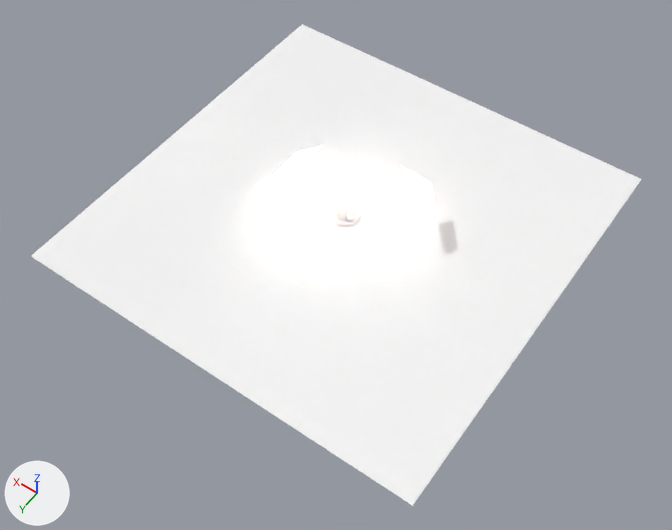
The glTF model gorengan.gltf, before and after one commit.
Camera for both pictures: a 50 mm camera at (-6.69, 9.71, 13.56) aimed at (-0.45, 0.97, -0.17). The lights are fixed; the arrows at lower left show +X, +Y and +Z. Where no turn or scale is listed for an object, it has been applied to the vertices. Vertices at the same position are counted once.

The first picture shows 'Plane', 'Plane.001', 'Plane.002', 'plate', 'tahu iris', 'tahu utuh.001', 'tempe.001'.
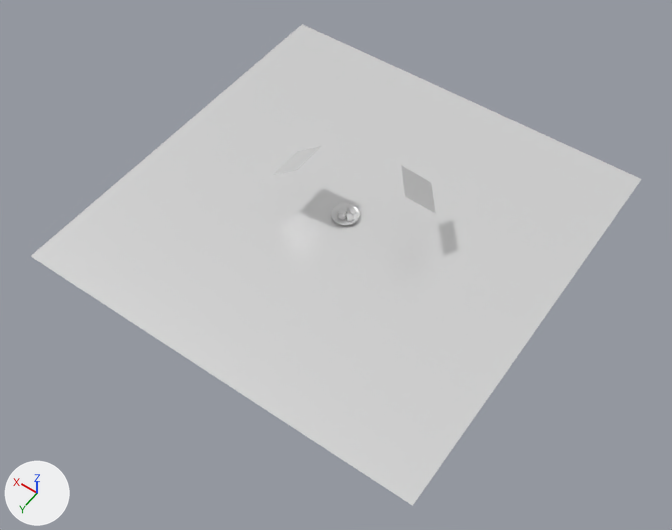
Where the newer file only moved an object's origin or applied its transform, the numbers keep the older frame.

Diff of the bpy script that builds the scene:
```diff
--- a/gorengan.gltf.py
+++ b/gorengan.gltf.py
@@ mat_key_lamp @@
 mat_key_lamp.emission_color = (1.0, 0.855, 0.749)  # white #ffeee0
-mat_key_lamp.emission_strength = 12.0
@@ mat_material_002 @@
 mat_material_002 = principled_material('Material.002')
-mat_material_002.base_color = (1.0, 1.0, 1.0)  # white #ffffff
-mat_material_002.metallic = 1.0
-mat_material_002.roughness = 1.0
+mat_material_002.base_color = (0.8, 0.8, 0.8)  # white #e7e7e7
+mat_material_002.metallic = 0.4
+mat_material_002.roughness = 0.272
@@ mat_tahu_goreng @@
 mat_tahu_goreng = principled_material('tahu_goreng')
-mat_tahu_goreng.base_color = (1.0, 1.0, 1.0)  # white #ffffff
+mat_tahu_goreng.base_color = (0.8, 0.8, 0.8)  # white #e7e7e7
 mat_tahu_goreng.metallic = 1.0
-mat_tahu_goreng.roughness = 1.0
+mat_tahu_goreng.roughness = 0.272
@@ mat_keramik @@
 mat_keramik = principled_material('keramik')
-mat_keramik.base_color = (1.0, 1.0, 1.0)  # white #ffffff
-mat_keramik.metallic = 1.0
-mat_keramik.roughness = 1.0
+mat_keramik.base_color = (0.8, 0.8, 0.8)  # white #e7e7e7
+mat_keramik.metallic = 0.4
+mat_keramik.roughness = 0.272
@@ mat_tahu_potong @@
 mat_tahu_potong = principled_material('tahu_potong')
-mat_tahu_potong.base_color = (1.0, 1.0, 1.0)  # white #ffffff
-mat_tahu_potong.metallic = 1.0
-mat_tahu_potong.roughness = 1.0
+mat_tahu_potong.base_color = (0.8, 0.8, 0.8)  # white #e7e7e7
+mat_tahu_potong.metallic = 0.4
+mat_tahu_potong.roughness = 0.272
@@ mat_fill_lamp @@
 mat_fill_lamp = principled_material('fill_lamp')
-mat_fill_lamp.base_color = (0.0, 0.0, 0.0)  # black #000000
-mat_fill_lamp.metallic = 1.0
-mat_fill_lamp.roughness = 1.0
-mat_fill_lamp.emission_color = (1.0, 0.855, 0.749)  # white #ffeee0
-mat_fill_lamp.emission_strength = 2.4
+mat_fill_lamp.base_color = (0.8, 0.8, 0.8)  # white #e7e7e7
+mat_fill_lamp.metallic = 0.4
+mat_fill_lamp.roughness = 0.272
@@ me_cube_006 @@
 # used by ob_tempe_001; location = (-0.0308, -0.14, 0.0643); rotation_euler = (0.00201, -3.099, 1.084), in degrees (0.1, -178, 62)
-me_cube_006.from_pydata(...)  # 194 vertices, 384 faces; spans x -0.044..0.045, y -0.103..0.102, z -0.01..0.01
+me_cube_006.from_pydata(...)  # 3074 vertices, 6144 faces; spans x 0.0, y 0.0, z -0.001..0.001
+# me_cube_006 part 1: 194 vertices removed from x -0.044..0.045, y -0.103..0.102, z -0.01..0.01; 3074 vertices added at x 0.0, y 0.0, z -0.001..0.001
 me_cube_006.materials.append(mat_material_001)
@@ me_cube_004 @@
 # used by ob_tahu_utuh_001; location = (-0.104, 0.0328, 0.0574); rotation_euler = (-3.035, -0.0682, 0.843), in degrees (-174, -3.9, 48)
-me_cube_004.from_pydata(...)  # 128 vertices, 252 faces; spans x -0.067..0.067, y -0.083..0.083, z -0.039..0.039
+me_cube_004.from_pydata(...)  # 2018 vertices, 4032 faces; spans x -0.001..0.001, y 0.0, z -0.001..0.001
+# me_cube_004 part 2: 128 vertices removed from x -0.067..0.067, y -0.083..0.083, z -0.039..0.039; 2018 vertices added at x -0.001..0.001, y 0.0, z -0.001..0.001
 me_cube_004.materials.append(mat_tahu_goreng)
@@ me_circle @@
 # used by ob_plate; location = (0.0205, 0.000924, 0.0); rotation_euler = (0.0, 0.0, 0.688), in degrees (0, 0, 39)
-me_circle.from_pydata(...)  # 192 vertices, 350 faces; spans x -0.279..0.279, y -0.279..0.279, z 0.019..0.063
+me_circle.from_pydata(...)  # 1474 vertices, 2944 faces; spans x -0.003..0.003, y -0.001..0.0, z -0.003..0.003
+# me_circle part 3: 192 vertices removed from x -0.279..0.279, y -0.279..0.279, z 0.019..0.063; 1474 vertices added at x -0.003..0.003, y -0.001..0.0, z -0.003..0.003
 me_circle.materials.append(mat_keramik)
@@ me_cube_001 @@
 # used by ob_tahu_iris; location = (0.0263, 0.0878, 0.0904); rotation_euler = (-0.707, 0.0411, 0.134), in degrees (-41, 2.4, 7.7)
-me_cube_001.from_pydata(...)  # 128 vertices, 252 faces; spans x -0.0667..0.0668, y -0.0311..0.0827, z -0.0391..0.0421
+me_cube_001.from_pydata(...)  # 2018 vertices, 4032 faces; spans x -0.0006..0.0006, y -0.0004..0.0004, z -0.0003..0.0008
+# me_cube_001 part 4: 128 vertices removed from x -0.0667..0.0668, y -0.0311..0.0827, z -0.0391..0.0421; 2018 vertices added at x -0.0006..0.0006, y -0.0004..0.0004, z -0.0003..0.0008
 me_cube_001.materials.append(mat_tahu_potong)
@@ me_cube_002 @@
 # used by ob_tahu_utuh; location = (0.0936, -0.00441, 0.05); rotation_euler = (-0.0419, 0.0477, 1.955), in degrees (-2.4, 2.7, 112)
-me_cube_002.from_pydata(...)  # 128 vertices, 252 faces; spans x -0.067..0.067, y -0.083..0.083, z -0.039..0.039
+me_cube_002.from_pydata(...)  # 2018 vertices, 4032 faces; spans x -0.001..0.001, y 0.0, z -0.001..0.001
+# me_cube_002 part 5: 128 vertices removed from x -0.067..0.067, y -0.083..0.083, z -0.039..0.039; 2018 vertices added at x -0.001..0.001, y 0.0, z -0.001..0.001
 me_cube_002.materials.append(mat_tahu_goreng)
@@ ob_tempe_002 @@
 ob_tempe_002 = bpy.data.objects.new('tempe.002', me_cube_007)
+ob_tempe_002.parent = ob_rootnode
 ob_tempe_002.location = (-0.123, -0.11, 0.0448)
@@ ob_tempe_001 @@
 ob_tempe_001 = bpy.data.objects.new('tempe.001', me_cube_006)
+ob_tempe_001.parent = ob_rootnode
 ob_tempe_001.location = (-0.0308, -0.14, 0.0643)
@@ ob_tahu_utuh_001 @@
 ob_tahu_utuh_001 = bpy.data.objects.new('tahu utuh.001', me_cube_004)
+ob_tahu_utuh_001.parent = ob_rootnode
 ob_tahu_utuh_001.location = (-0.104, 0.0328, 0.0574)
@@ ob_plate @@
 ob_plate = bpy.data.objects.new('plate', me_circle)
+ob_plate.parent = ob_rootnode
 ob_plate.location = (0.0205, 0.000924, 0.0)
@@ ob_tahu_iris @@
 ob_tahu_iris = bpy.data.objects.new('tahu iris', me_cube_001)
+ob_tahu_iris.parent = ob_rootnode
 ob_tahu_iris.location = (0.0263, 0.0878, 0.0904)
@@ ob_tahu_utuh @@
 ob_tahu_utuh = bpy.data.objects.new('tahu utuh', me_cube_002)
+ob_tahu_utuh.parent = ob_rootnode
 ob_tahu_utuh.location = (0.0936, -0.00441, 0.05)
@@ ob_tempe @@
 ob_tempe = bpy.data.objects.new('tempe', me_cube_005)
+ob_tempe.parent = ob_rootnode
 ob_tempe.location = (0.0141, -0.129, 0.0403)
@@ ob_rootnode @@
+ob_rootnode = bpy.data.objects.new('RootNode', None)
+ob_rootnode.location = (0.0, 0.0, 0.0)
```

Pixel boxes (x1, y1, x2, y2) of what changed, in the pictures (672 x 530 px):
'Plane', surface changed, recoloured: (31, 24, 641, 506) in both
'Plane.002', surface changed, recoloured: (401, 165, 436, 214) in both
'Plane.001', surface changed: (273, 146, 321, 175) in both
'plate', surface changed, recoloured, moved: (331, 203, 360, 225) in both
'tahu utuh.001', surface changed, recoloured, moved: (346, 214, 354, 222) in both
'tahu utuh', surface changed, recoloured, moved: (338, 208, 347, 215) in both
'tempe.001', moved: before (348, 206, 356, 215); after (348, 206, 356, 214)
'tahu iris', surface changed, recoloured, moved: before (338, 213, 346, 221); after (338, 213, 346, 220)
'tempe.002', moved: before (353, 210, 358, 218); after (353, 210, 357, 218)
'tempe', moved: (347, 206, 351, 214) in both
